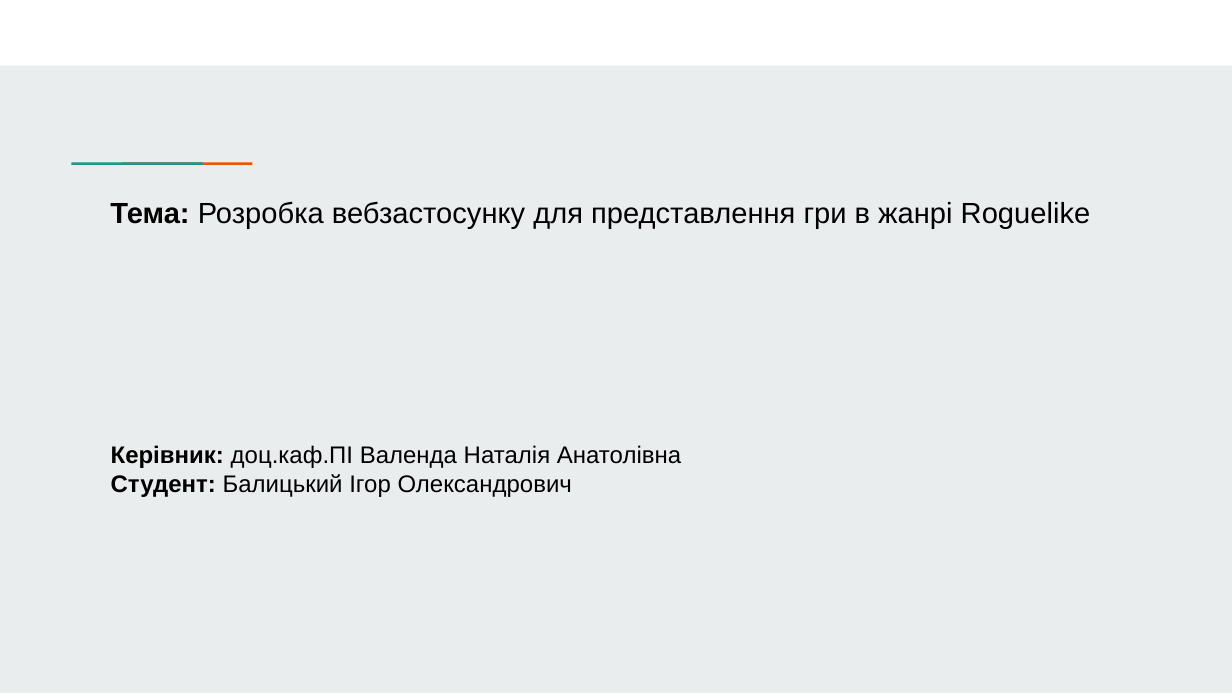
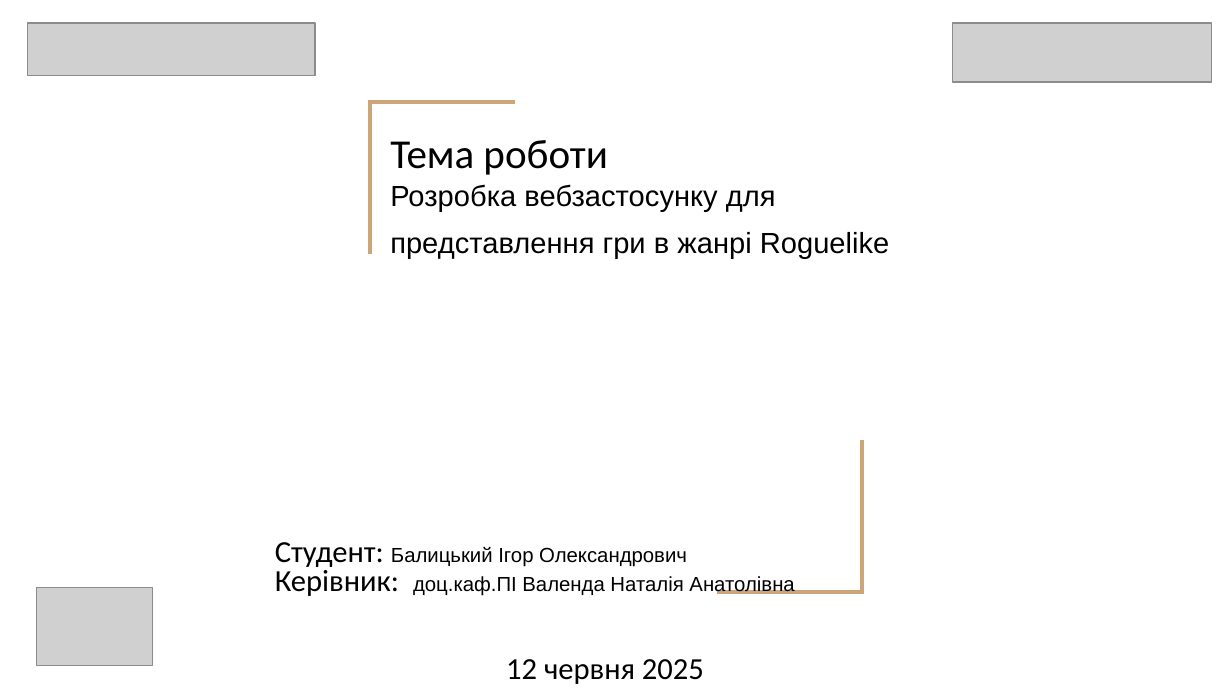
Before and after one commit to NureBalytskyiIhor/CPP, a slide deck: slide 1 of 2025_Б_ККП_ПЗПІ-22-4_Балицький_І_О/2025_Б_ККП_ПЗПІ-22-4_Балицький_І_О.pptx. Drawn at 1232x693 pixels with LibreOffice and Linux fonts; fonts in the diff are those of the drawing; grey boxes stand for pictures. Boxes give left, top, right and bottom in pixels: in the first picture for what was removed or moved away, otherwise in the second. Text is boxed around its words. In the diff, an @@ line names an element or a change of style, - is before the commit and + after.

```diff
--- a/2025_Б_ККП_ПЗПІ-22-4_Балицький_І_О/2025_Б_ККП_ПЗПІ-22-4_Балицький_І_О.pptx
+++ b/2025_Б_ККП_ПЗПІ-22-4_Балицький_І_О/2025_Б_ККП_ПЗПІ-22-4_Балицький_І_О.pptx
@@ background #E9EDEE to #FFFFFF @@
@@ rectangle removed at <box>0,0,1232,65</box> @@
@@ picture added at <box>27,23,314,76</box> @@
@@ picture added at <box>952,23,1212,83</box> @@
@@ freeform shape added at <box>370,102,515,254</box>, outline #CCA677 2.25 pt @@
@@ title "Тема роботи Розробка вебзастосунку для ..." at <box>390,140,890,258</box>: vertical alignment top to bottom @@
@@ title at <box>390,140,890,258</box>: text changed @@
-Тема: Розробка вебзастосунку для представлення гри в жанрі Roguelike
+Тема роботи
+Розробка вебзастосунку для представлення гри в жанрі Roguelike
@@ rectangle removed at <box>112,160,163,166</box> @@
@@ rectangle removed at <box>161,160,212,166</box> @@
@@ freeform shape added at <box>717,440,862,591</box>, outline #CCA677 2.25 pt @@
@@ subtitle "Студент: Балицький Ігор Олександрович": place and size @@
-subtitle "Студент: Балицький Ігор Олександрович" at <box>111,445,681,497</box>
+subtitle "Студент: Балицький Ігор Олександрович" at <box>275,542,794,684</box>
@@ subtitle at <box>275,542,687,567</box>: paragraph added @@
+Студент: Балицький Ігор Олександрович
@@ subtitle at <box>275,565,794,596</box>: size 14 to 17.9 pt, font Arial to Calibri, bold off in "Керівник:"; size 14 to 11.9 pt in "доц.каф.ПІ Валенда Наталія Анатолівна"; line spacing 1 to 0.8 @@
@@ picture added at <box>36,588,152,667</box> @@
@@ subtitle at <box>506,659,704,684</box>: text changed; size 14 to 17.9 pt; font Arial to Calibri @@
-Студент: Балицький Ігор Олександрович
+12 червня 2025
```
Also in this commit, not shown: 21 other slides changed, 2 other files.
